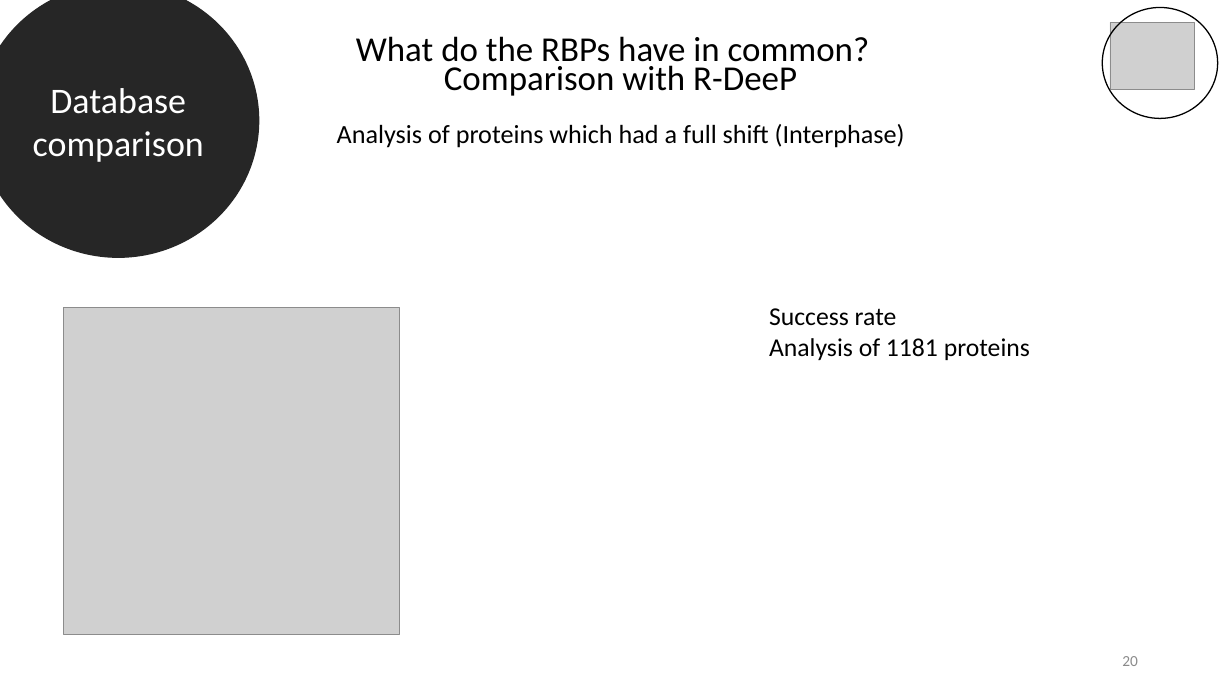
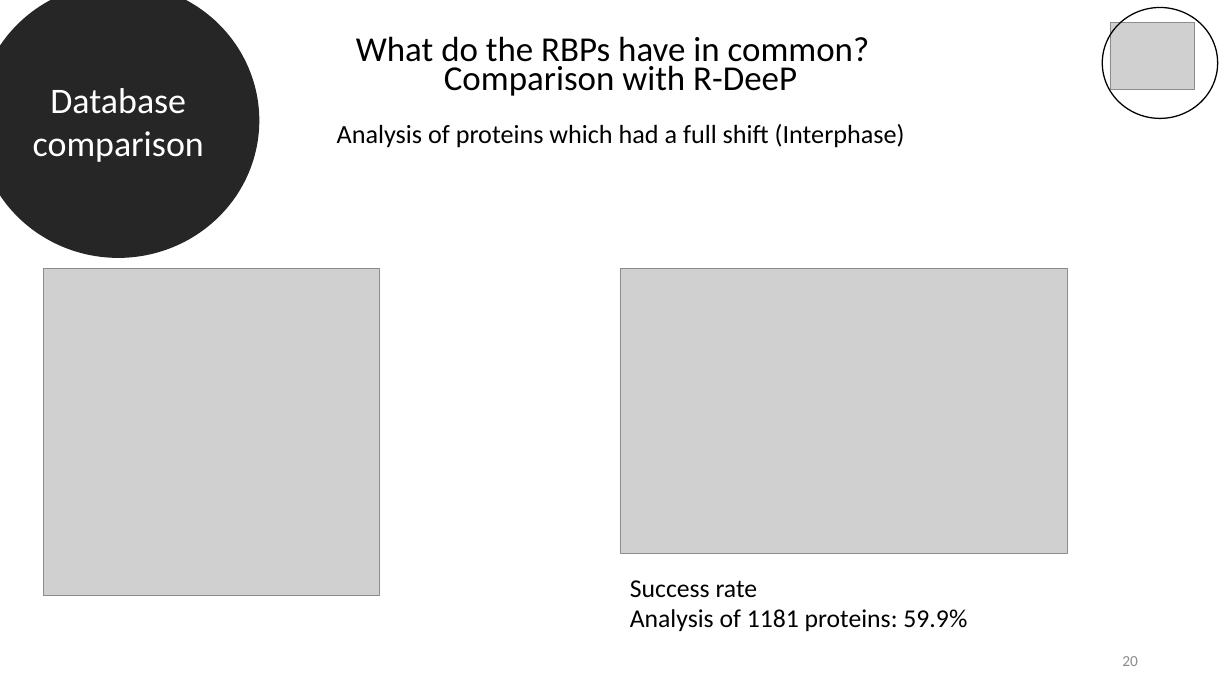
Before and after one commit to datascience-mobi-2022/2022-topic-03-team-05, a slide deck: slide 20 of Final presentation outline & temporary draft.pptx. Drawn at 1232x693 pixels with LibreOffice and Linux fonts; fonts in the diff are those of the drawing; grey boxes stand for pictures. Boxes give left, top, right and bottom in pixels: in the first picture for what was removed or moved away, otherwise in the second. Text is boxed around its words. In the diff, an @@ line names an element or a change of style, - is before the commit and + after.

```diff
--- a/Final presentation outline & temporary draft.pptx
+++ b/Final presentation outline & temporary draft.pptx
@@ picture: place and size @@
-picture at <box>64,307,400,634</box>
+picture at <box>43,269,380,596</box>
@@ picture added at <box>621,269,1067,555</box> @@
@@ text "Success rate": place and size @@
-text "Success rate" at <box>769,308,1030,360</box>
+text "Success rate" at <box>630,580,967,631</box>
@@ text at <box>630,609,967,631</box>: text changed @@
-Analysis of 1181 proteins
+Analysis of 1181 proteins: 59.9%
```
Also in this commit, not shown: 2 other slides changed, 1 slide removed.
